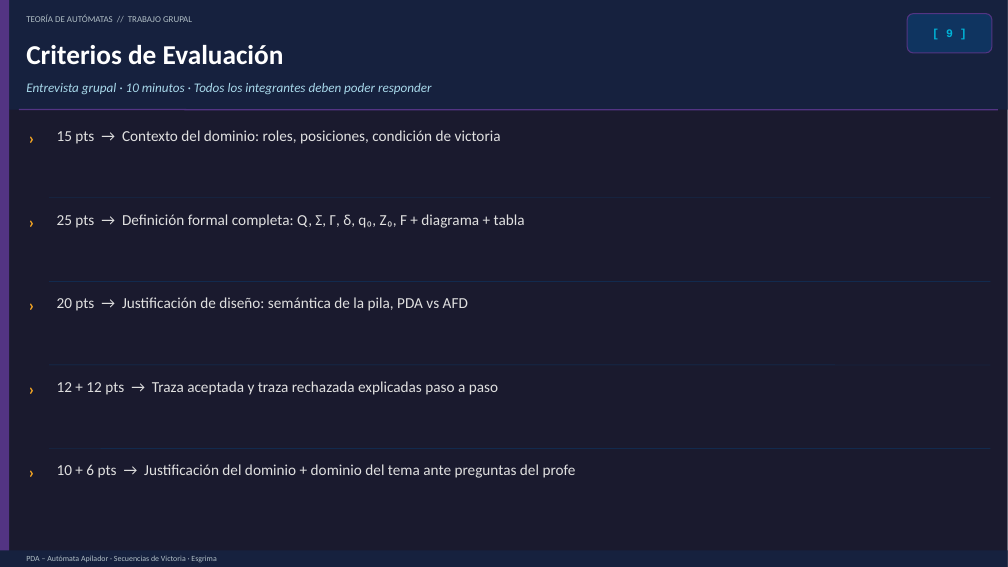
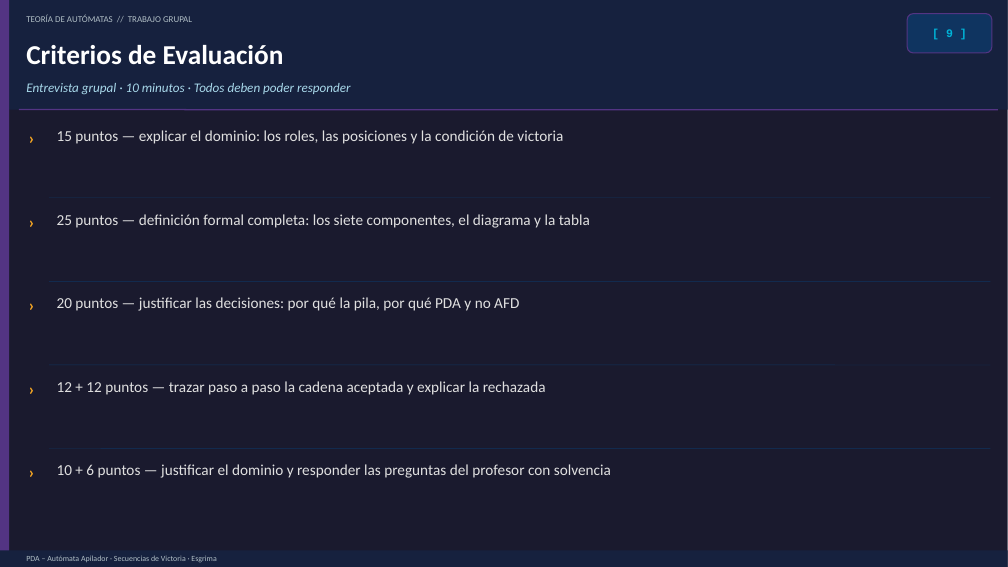
Before and after one commit to Benjamin2150/automata_proyecto, a slide deck: slide 9 of Proyecto_PDA_Esgrima.pptx. Drawn at 1008x567 pixels with LibreOffice and Linux fonts; fonts in the diff are those of the drawing. Boxes give left, top, right and bottom in pixels: in the first picture for what was removed or moved away, otherwise in the second. Text is boxed around its words. In the diff, an @@ line names an element or a change of style, - is before the commit and + after.

```diff
--- a/Proyecto_PDA_Esgrima.pptx
+++ b/Proyecto_PDA_Esgrima.pptx
@@ text at bbox=[26, 83, 351, 94]: text changed @@
-Entrevista grupal · 10 minutos · Todos los integrantes deben poder responder
+Entrevista grupal · 10 minutos · Todos deben poder responder
@@ text at bbox=[57, 130, 563, 144]: text changed @@
-15 pts → Contexto del dominio: roles, posiciones, condición de victoria
+15 puntos — explicar el dominio: los roles, las posiciones y la condición de victoria
@@ text at bbox=[57, 214, 590, 228]: text changed @@
-25 pts → Definición formal completa: Q, Σ, Γ, δ, q₀, Z₀, F + diagrama + tabla
+25 puntos — definición formal completa: los siete componentes, el diagrama y la tabla
@@ text at bbox=[57, 297, 519, 311]: text changed @@
-20 pts → Justificación de diseño: semántica de la pila, PDA vs AFD
+20 puntos — justificar las decisiones: por qué la pila, por qué PDA y no AFD
@@ text at bbox=[57, 381, 546, 395]: text changed @@
-12 + 12 pts → Traza aceptada y traza rechazada explicadas paso a paso
+12 + 12 puntos — trazar paso a paso la cadena aceptada y explicar la rechazada
@@ text at bbox=[57, 464, 611, 478]: text changed @@
-10 + 6 pts → Justificación del dominio + dominio del tema ante preguntas del profe
+10 + 6 puntos — justificar el dominio y responder las preguntas del profesor con solvencia
```
Also in this commit, not shown: 8 other slides changed, 2 other files.
